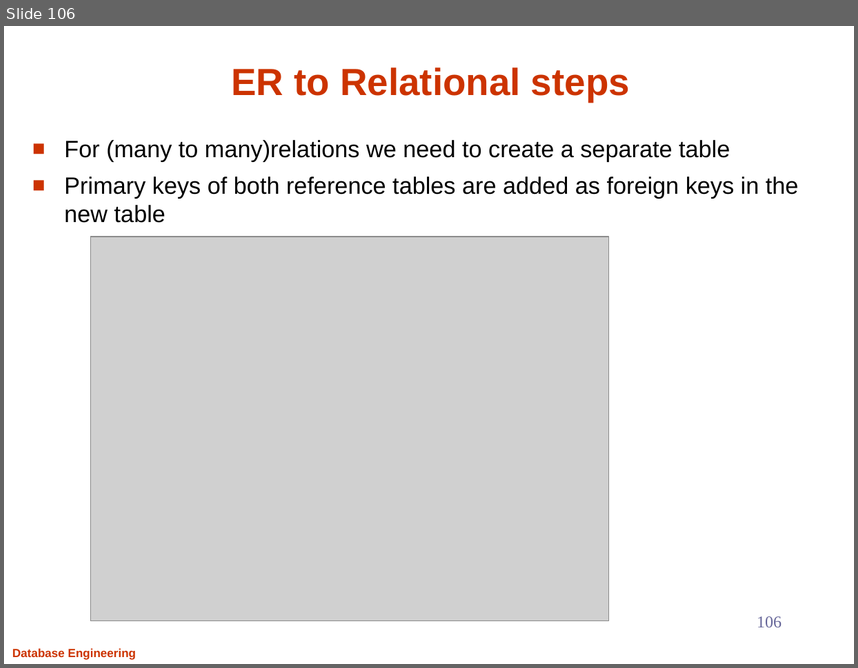
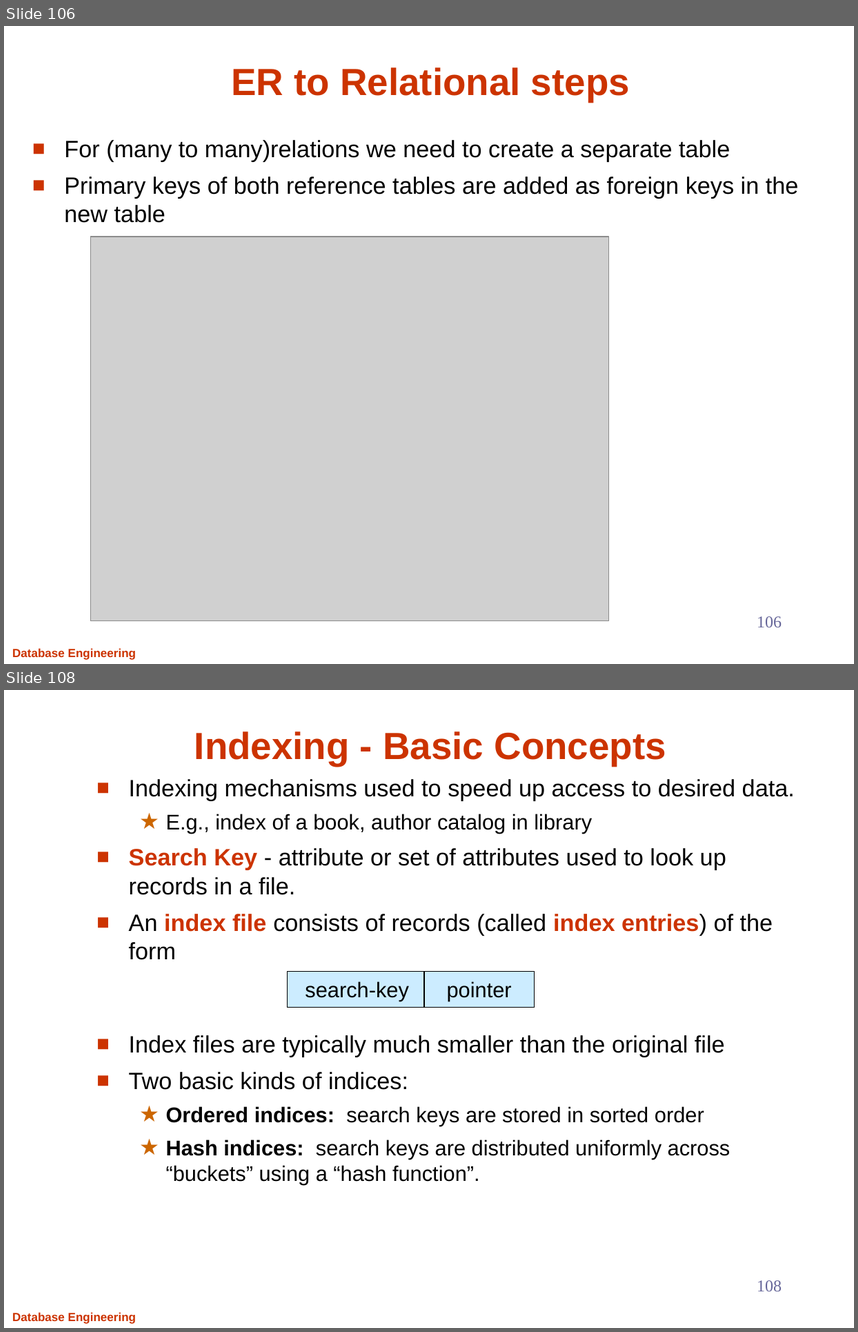
Before and after one commit to Aashishsharma/Learnings, a slide deck: RDBMS/DB.pptx. Shown one above the other, each under a label of ours: slide 106 before the commit, slides 106 and 108 after it; the slides between them are not shown. The pictures are 858x668 and 858x1332 pixels, drawn with LibreOffice and Linux fonts; fonts in the diff are those of the drawing; grey boxes stand for pictures. Boxes give left, top, right and bottom in pixels: in the first picture for what was removed or moved away, otherwise in the second. Text is boxed around its words. In the diff, an @@ line names an element or a change of style, - is before the commit and + after.

```diff
--- a/RDBMS/DB.pptx
+++ b/RDBMS/DB.pptx
@@ slide 108 added at (x1=4, y1=690, x2=854, y2=1328), background #FFFFFF; not listed: 1 template element that a slide beside it also shows @@
@@ title added at (x1=194, y1=731, x2=666, y2=766), 32 pt, text #CC3300, bold @@
+Indexing - Basic Concepts
@@ text added at (x1=129, y1=779, x2=795, y2=1185), 20 pt, text #000000 @@
+■ Indexing mechanisms used to speed up access to desired data.
+  ★ E.g., index of a book, author catalog in library
+■ Search Key - attribute or set of attributes used to look up records in a file.
+■ An index file consists of records (called index entries) of the form
+■ Index files are typically much smaller than the original file
+■ Two basic kinds of indices:
+  ★ Ordered indices: search keys are stored in sorted order
+  ★ Hash indices: search keys are distributed uniformly across “buckets” using a “hash function”.
@@ rectangle added at (x1=287, y1=972, x2=428, y2=1007), fill #CCECFF, outline #000000 0.75 pt, 18 pt, text #000000 @@
+search-key
@@ rectangle added at (x1=424, y1=972, x2=535, y2=1007), fill #CCECFF, outline #000000 0.75 pt, 18 pt, text #000000 @@
+pointer
@@ page number added at (x1=757, y1=1280, x2=782, y2=1291), 14 pt, text #666699 @@
+108
```
Also in this commit, not shown: 43 other slides added.
